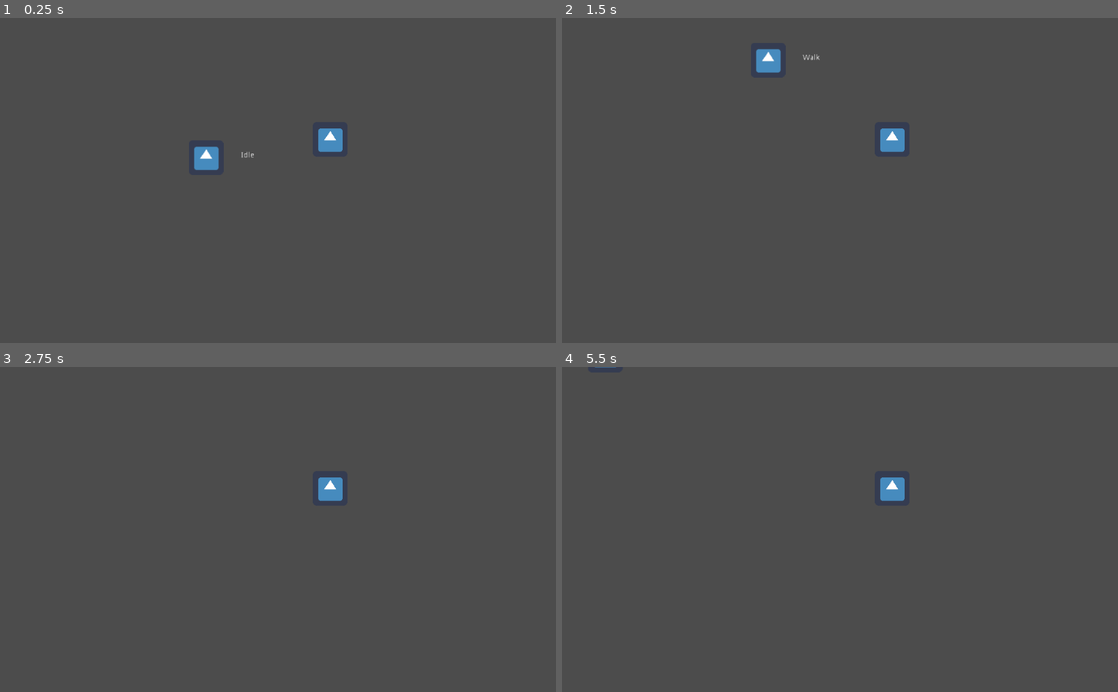
Above: before the commit, frames 1-4 (two rows, left to right).
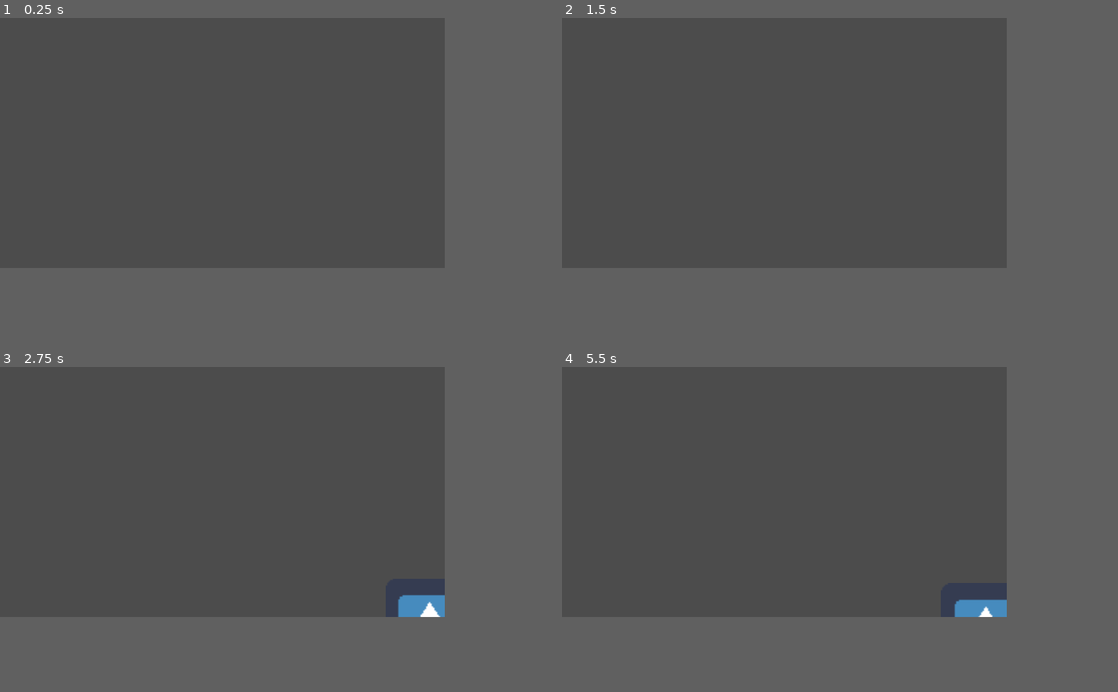
Above: after the commit, the same moments.

Repository: OceanBoy612/SimpleRPG
Game: Godot game, scene res://Code/Maps/Map1.tscn
Two runs of this game, one before a commit and one after it. Both use one fixed random seed, a clock stepped at 60 frames per second and the inputs below. The project has no main scene, so this scene is started directly. The engine's default icon, where the game draws it, is replaced by a stand-in: a white triangle on a blue panel in a dark square.
Inputs:
- Up to frame 1 (0.25 s): no input
- Up to frame 2 (1.5 s): tap Enter (ui_accept) at 0.5, 0.77 s; hold Up (ui_up) from 0.53 s (still down)
- Up to frame 3 (2.75 s): tap Enter (ui_accept) at 1.52 s; release Up (ui_up) at 2.03 s; hold Left (ui_left) from 2.03 s (still down)
- Up to frame 4 (5.5 s): tap Enter (ui_accept) at 3.02, 3.77, 4.52 s; release Left (ui_left) at 3.53 s; hold Down (ui_down) 3.53-4.28 s; hold Right (ui_right) 4.28-5.03 s; hold Up (ui_up) from 5.03 s (still down)
In our replay, the window is 800x468 before the commit and 640x360 after it. These sizes can differ from the game's own. Grey fills any space a smaller window leaves; there, only what the larger window draws over its background counts as a difference.

The runs differ from the first frame. In frame 1, 0.7% of the frame differs, in the area x 34-62%, y 33-47%; in frame 2, 0.7%; in frame 3, 0.9%, in the area x 57-80%, y 33-77%; in frame 4, 0.8%.

Commit message:
Added blendspace animations for the player

Diff:
--- a/src/Art/SpriteFrame Resources/Player_sprite_frames.tres
+++ b/src/Art/SpriteFrame Resources/Player_sprite_frames.tres
@@ -1,9 +1,70 @@
-[gd_resource type="SpriteFrames" load_steps=2 format=2]
+[gd_resource type="SpriteFrames" load_steps=12 format=2]
 
 [ext_resource path="res://icon.png" type="Texture" id=1]
+[ext_resource path="res://Art/~Sprites/T_pal-Sheet.png" type="Texture" id=2]
+
+[sub_resource type="AtlasTexture" id=1]
+flags = 4
+atlas = ExtResource( 2 )
+region = Rect2( 48, 0, 16, 16 )
+
+[sub_resource type="AtlasTexture" id=2]
+flags = 4
+atlas = ExtResource( 2 )
+region = Rect2( 64, 0, 16, 16 )
+
+[sub_resource type="AtlasTexture" id=3]
+flags = 4
+atlas = ExtResource( 2 )
+region = Rect2( 80, 0, 16, 16 )
+
+[sub_resource type="AtlasTexture" id=4]
+flags = 4
+atlas = ExtResource( 2 )
+region = Rect2( 96, 0, 16, 16 )
+
+[sub_resource type="AtlasTexture" id=5]
+flags = 4
+atlas = ExtResource( 2 )
+region = Rect2( 112, 0, 16, 16 )
+
+[sub_resource type="AtlasTexture" id=6]
+flags = 4
+atlas = ExtResource( 2 )
+region = Rect2( 128, 0, 16, 16 )
+
+[sub_resource type="AtlasTexture" id=7]
+flags = 4
+atlas = ExtResource( 2 )
+region = Rect2( 0, 0, 16, 16 )
+
+[sub_resource type="AtlasTexture" id=8]
+flags = 4
+atlas = ExtResource( 2 )
+region = Rect2( 16, 0, 16, 16 )
+
+[sub_resource type="AtlasTexture" id=9]
+flags = 4
+atlas = ExtResource( 2 )
+region = Rect2( 32, 0, 16, 16 )
 
 [resource]
 animations = [ {
+"frames": [ SubResource( 1 ), SubResource( 2 ), SubResource( 3 ) ],
+"loop": true,
+"name": "Idle Up",
+"speed": 5.0
+}, {
+"frames": [ SubResource( 4 ), SubResource( 5 ), SubResource( 6 ) ],
+"loop": true,
+"name": "Idle Down",
+"speed": 5.0
+}, {
+"frames": [ SubResource( 7 ), SubResource( 8 ), SubResource( 9 ) ],
+"loop": true,
+"name": "Idle Right",
+"speed": 5.0
+}, {
 "frames": [ ExtResource( 1 ) ],
 "loop": true,
 "name": "Idle",
--- a/src/Code/Character Controller/Player.tscn
+++ b/src/Code/Character Controller/Player.tscn
@@ -8,11 +8,131 @@
 [ext_resource path="res://Code/Character Controller/Weapon/weapon.gd" type="Script" id=7]
 
 [sub_resource type="RectangleShape2D" id=1]
-extents = Vector2( 30, 29 )
+extents = Vector2( 5.6673, 8.34526 )
+
+[sub_resource type="Animation" id=6]
+resource_name = "Idle Down"
+length = 0.1
+tracks/0/type = "value"
+tracks/0/path = NodePath("SmartSprite:animation")
+tracks/0/interp = 1
+tracks/0/loop_wrap = true
+tracks/0/imported = false
+tracks/0/enabled = true
+tracks/0/keys = {
+"times": PoolRealArray( 0 ),
+"transitions": PoolRealArray( 1 ),
+"update": 1,
+"values": [ "Idle Down" ]
+}
+
+[sub_resource type="Animation" id=10]
+resource_name = "Idle Right"
+tracks/0/type = "value"
+tracks/0/path = NodePath("SmartSprite:animation")
+tracks/0/interp = 1
+tracks/0/loop_wrap = true
+tracks/0/imported = false
+tracks/0/enabled = true
+tracks/0/keys = {
+"times": PoolRealArray( 0 ),
+"transitions": PoolRealArray( 1 ),
+"update": 1,
+"values": [ "Idle Right" ]
+}
+
+[sub_resource type="Animation" id=11]
+resource_name = "Idle Up"
+tracks/0/type = "value"
+tracks/0/path = NodePath("SmartSprite:animation")
+tracks/0/interp = 1
+tracks/0/loop_wrap = true
+tracks/0/imported = false
+tracks/0/enabled = true
+tracks/0/keys = {
+"times": PoolRealArray( 0 ),
+"transitions": PoolRealArray( 1 ),
+"update": 1,
+"values": [ "Idle Up" ]
+}
+
+[sub_resource type="Animation" id=17]
+resource_name = "Walk Down"
+tracks/0/type = "value"
+tracks/0/path = NodePath("SmartSprite:animation")
+tracks/0/interp = 1
+tracks/0/loop_wrap = true
+tracks/0/imported = false
+tracks/0/enabled = true
+tracks/0/keys = {
+"times": PoolRealArray( 0 ),
+"transitions": PoolRealArray( 1 ),
+"update": 1,
+"values": [ "Walk" ]
+}
+
+[sub_resource type="AnimationNodeAnimation" id=12]
+animation = "Idle Right"
+
+[sub_resource type="AnimationNodeAnimation" id=13]
+animation = "Idle Down"
+
+[sub_resource type="AnimationNodeAnimation" id=14]
+animation = "Idle Up"
+
+[sub_resource type="AnimationNodeAnimation" id=16]
+animation = "Idle Right"
+
+[sub_resource type="AnimationNodeBlendSpace2D" id=15]
+blend_point_0/node = SubResource( 12 )
+blend_point_0/pos = Vector2( 1, 0 )
+blend_point_1/node = SubResource( 13 )
+blend_point_1/pos = Vector2( 0, 1 )
+blend_point_2/node = SubResource( 14 )
+blend_point_2/pos = Vector2( 0, -1 )
+blend_point_3/node = SubResource( 16 )
+blend_point_3/pos = Vector2( -1, 0 )
+blend_mode = 1
+
+[sub_resource type="AnimationNodeAnimation" id=18]
+animation = "Walk Down"
+
+[sub_resource type="AnimationNodeAnimation" id=19]
+animation = "Walk Down"
+
+[sub_resource type="AnimationNodeAnimation" id=20]
+animation = "Walk Down"
+
+[sub_resource type="AnimationNodeAnimation" id=21]
+animation = "Walk Down"
+
+[sub_resource type="AnimationNodeBlendSpace2D" id=22]
+blend_point_0/node = SubResource( 18 )
+blend_point_0/pos = Vector2( 1, 0 )
+blend_point_1/node = SubResource( 19 )
+blend_point_1/pos = Vector2( 0, -1 )
+blend_point_2/node = SubResource( 20 )
+blend_point_2/pos = Vector2( -1, 0 )
+blend_point_3/node = SubResource( 21 )
+blend_point_3/pos = Vector2( 0, 1 )
+blend_mode = 1
+
+[sub_resource type="AnimationNodeBlend2" id=23]
+
+[sub_resource type="AnimationNodeBlendTree" id=9]
+graph_offset = Vector2( -297, 99.9931 )
+nodes/Idle/node = SubResource( 15 )
+nodes/Idle/position = Vector2( 2, 123 )
+nodes/Walk/node = SubResource( 22 )
+nodes/Walk/position = Vector2( -2, 278.993 )
+nodes/idle_walk/node = SubResource( 23 )
+nodes/idle_walk/position = Vector2( 222, 185.993 )
+nodes/output/position = Vector2( 427, 245 )
+node_connections = [ "output", 0, "idle_walk", "idle_walk", 0, "Walk", "idle_walk", 1, "Idle" ]
 
 [sub_resource type="Curve2D" id=3]
 _data = {
-"points": PoolVector2Array( 4.04089, -1.77943, 0, 0, -28.7321, 39.5833, 0, 0, 0, 0, -25.3818, 44.4575, -0.264865, 43.438, 0.264865, -43.438, 0.0309448, 0.391243, 0, 0, 0, 0, -24.2776, -43.9385, 0, 0, 3.91397, 1.75505, -27.6185, -39.484 )
+"points": PoolVector2Array( 4.04089, -1.77943, 0, 0, -48.75, 9.25, 0, 0, 0, 0, -47.25, 13.125, -0.139865, 15.313, 0.139865, -15.313, -39.875, -0.125, 0, 0, 0, 0, -47, -12.125, 0, 0, 3.91397, 1.75505, -48.5, -8.75 )
 }
 
 [sub_resource type="RectangleShape2D" id=5]
@@ -26,12 +146,28 @@
 [node name="CollisionShape2D" type="CollisionShape2D" parent="."]
 shape = SubResource( 1 )
 
+[node name="AnimationPlayer" type="AnimationPlayer" parent="."]
+"anims/Idle Down" = SubResource( 6 )
+"anims/Idle Right" = SubResource( 10 )
+"anims/Idle Up" = SubResource( 11 )
+"anims/Walk Down" = SubResource( 17 )
+
+[node name="AnimationTree" type="AnimationTree" parent="."]
+tree_root = SubResource( 9 )
+anim_player = NodePath("../AnimationPlayer")
+active = true
+parameters/Idle/blend_position = Vector2( -0.121299, -0.191083 )
+parameters/Walk/blend_position = Vector2( -0.256925, 0.33758 )
+parameters/idle_walk/blend_amount = 0.0
+
 [node name="PlayerController" type="Node" parent="."]
 script = ExtResource( 1 )
+speed = 100
 
 [node name="SmartSprite" type="AnimatedSprite" parent="."]
 frames = ExtResource( 2 )
-animation = "Idle"
+animation = "Walk"
+playing = true
 script = ExtResource( 4 )
 DEBUG = true
 
@@ -50,8 +186,9 @@
 curve = SubResource( 3 )
 
 [node name="PathFollow2D" type="PathFollow2D" parent="Facing/Weapon/Path2D"]
-position = Vector2( -28.7321, 39.5833 )
-rotation = 1.0351
+position = Vector2( -48.5, -8.75 )
+rotation = 2.17969
+offset = 39.6987
 loop = false
 
 [node name="AttackArea" type="Area2D" parent="Facing/Weapon/Path2D/PathFollow2D"]
--- a/src/Code/Character Controller/smart_sprite.gd
+++ b/src/Code/Character Controller/smart_sprite.gd
@@ -13,6 +13,7 @@
 
 
 onready var kb = get_parent() as KinematicBody2D
+onready var anim_tree = kb.get_node("AnimationTree") as AnimationTree
 
 
 func _process(delta):
@@ -24,12 +25,21 @@
 		print("SmartSprite requires 'direction' meta variable")
 		return
 
+	if kb.get_meta("direction") != Vector2.ZERO:
+		anim_tree["parameters/Idle/blend_position"] = kb.get_meta("direction")
+		anim_tree["parameters/Walk/blend_position"] = kb.get_meta("direction")
+		flip_h = kb.get_meta("direction").x < 0
 
-	if kb.get_meta("direction") != Vector2.ZERO:
-		flip_h = kb.get_meta("direction").x < 0
-		play("Walk")
+		anim_tree["parameters/idle_walk/blend_amount"] = 0
 	else:
-		play("Idle")
+		anim_tree["parameters/idle_walk/blend_amount"] = 1
+		pass
+
+#	if kb.get_meta("direction") != Vector2.ZERO:
+#		flip_h = kb.get_meta("direction").x < 0
+#		play("Walk")
+#	else:
+#		play("Idle")
 
 	if DEBUG:
 		update() # the draw method
--- a/src/project.godot
+++ b/src/project.godot
@@ -81,6 +81,14 @@
 
 DialogueDatabase="*res://Code/dialogue/DialogueDatabase.gd"
 
+[display]
+
+window/size/width=320
+window/size/height=180
+window/size/test_width=960
+window/size/test_height=540
+window/stretch/mode="2d"
+
 [layer_names]
 
 2d_physics/layer_1="World"
Binary file added: src/Art/~Sprites/T_pal-Sheet.png
Not shown, added: src/Art/~Sprites/T_pal-Sheet.png.import
Not shown: 1 places in src/Code/Character Controller/Player.tscn that only renumber resources
